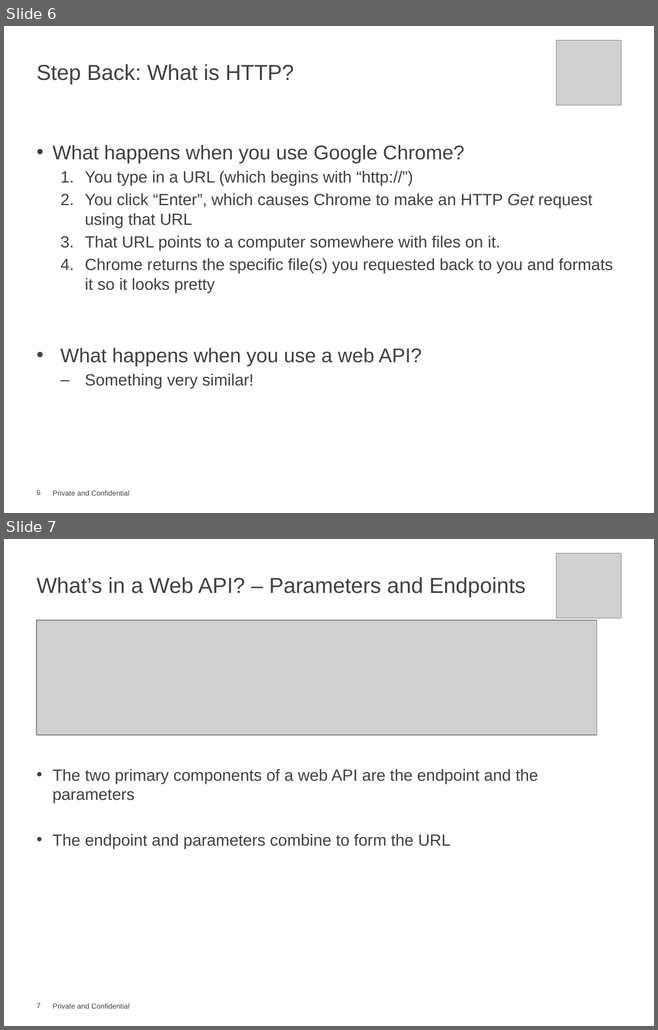
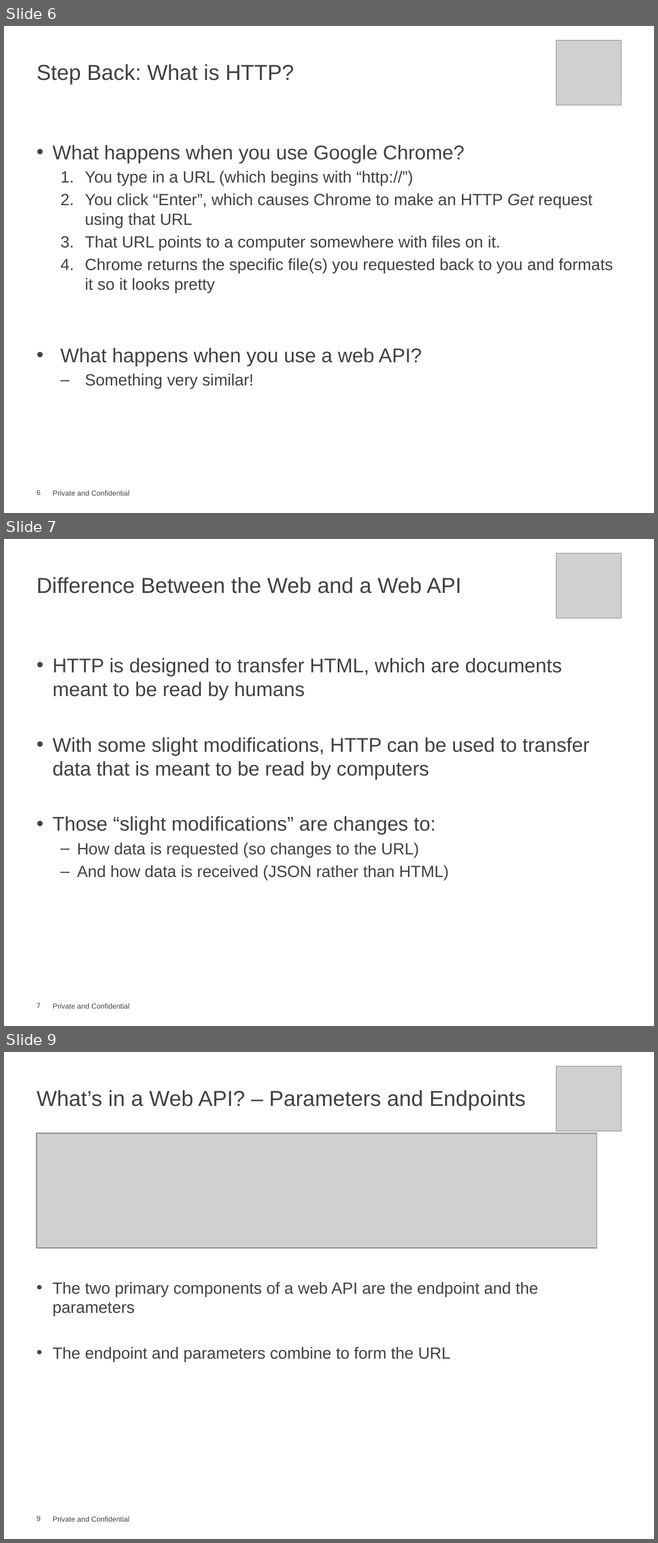
Before and after one commit to cra-international/JSON-Web-APIs, a slide deck: JSON and Web APIs.pptx. Shown one above the other, each under a label of ours: slides 6 and 7 before the commit, slides 6, 7 and 9 after it; the slides between them are not shown. The pictures are 658x1030 and 658x1543 pixels, drawn with LibreOffice and Linux fonts; fonts in the diff are those of the drawing; grey boxes stand for pictures; background and template pictures are left out. Boxes give left, top, right and bottom in pixels: in the first picture for what was removed or moved away, otherwise in the second. Text is boxed around its words. In the diff, an @@ line names an element or a change of style, - is before the commit and + after.

```diff
--- a/JSON and Web APIs.pptx
+++ b/JSON and Web APIs.pptx
@@ slide 7 added at [4,539,654,1026], background #FFFFFF; not listed: 1 template element that a slide beside it also shows @@
@@ picture added at [556,553,621,618] @@
@@ title added at [36,577,461,594], 24 pt, text #404040 @@
+Difference Between the Web and a Web API
@@ text added at [53,658,589,880], 22 pt, text #404040 @@
+• HTTP is designed to transfer HTML, which are documents meant to be read by humans
+• With some slight modifications, HTTP can be used to transfer data that is meant to be read by computers
+• Those “slight modifications” are changes to:
+  – How data is requested (so changes to the URL)
+  – And how data is received (JSON rather than HTML)
@@ page number added at [36,1003,41,1008], 8 pt, text #404040 @@
+7
@@ what was slide 7 is now slide 9 @@
@@ page number at [36,1516,41,1521]: text changed @@
-7
+9
```
Also in this commit, not shown: 2 slides changed, 1 other slide added, 1 slide removed.
